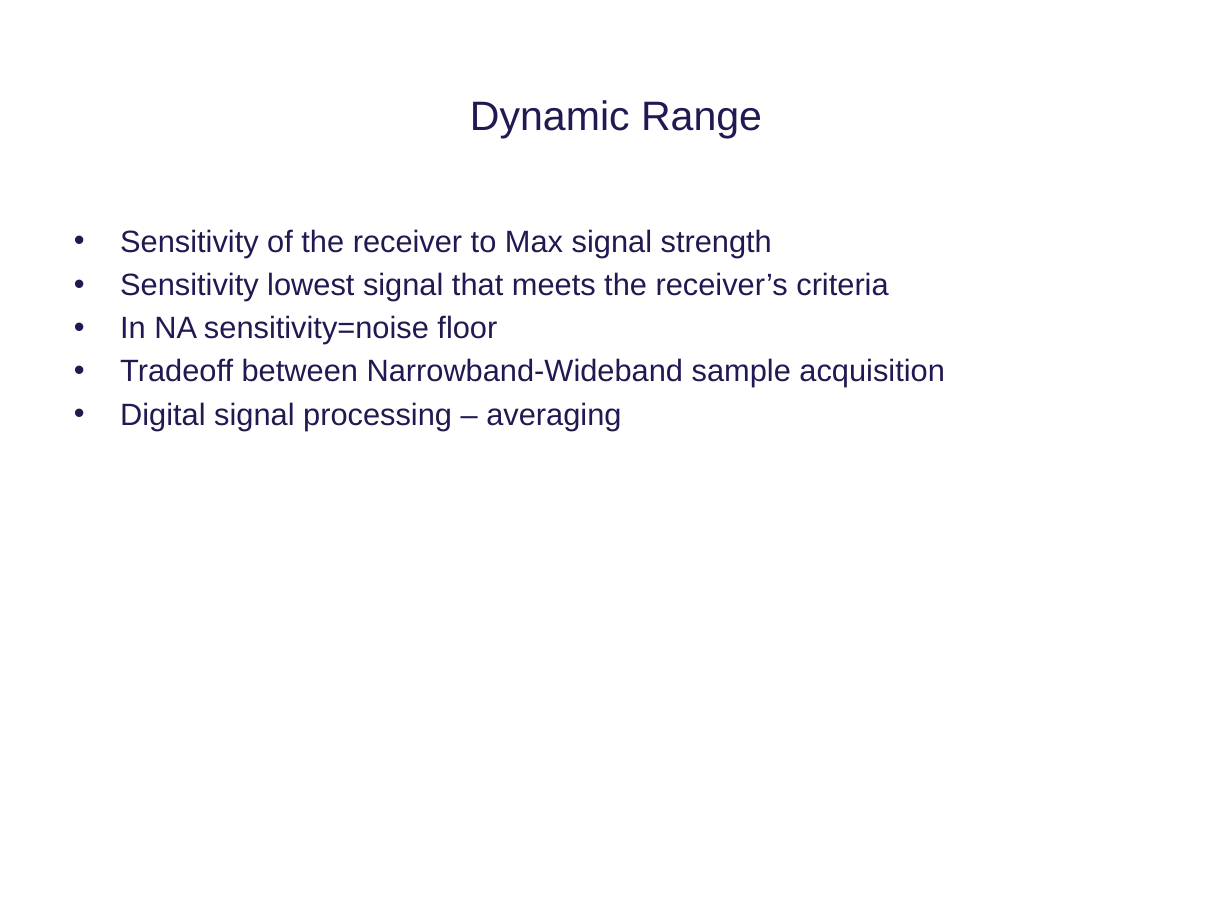
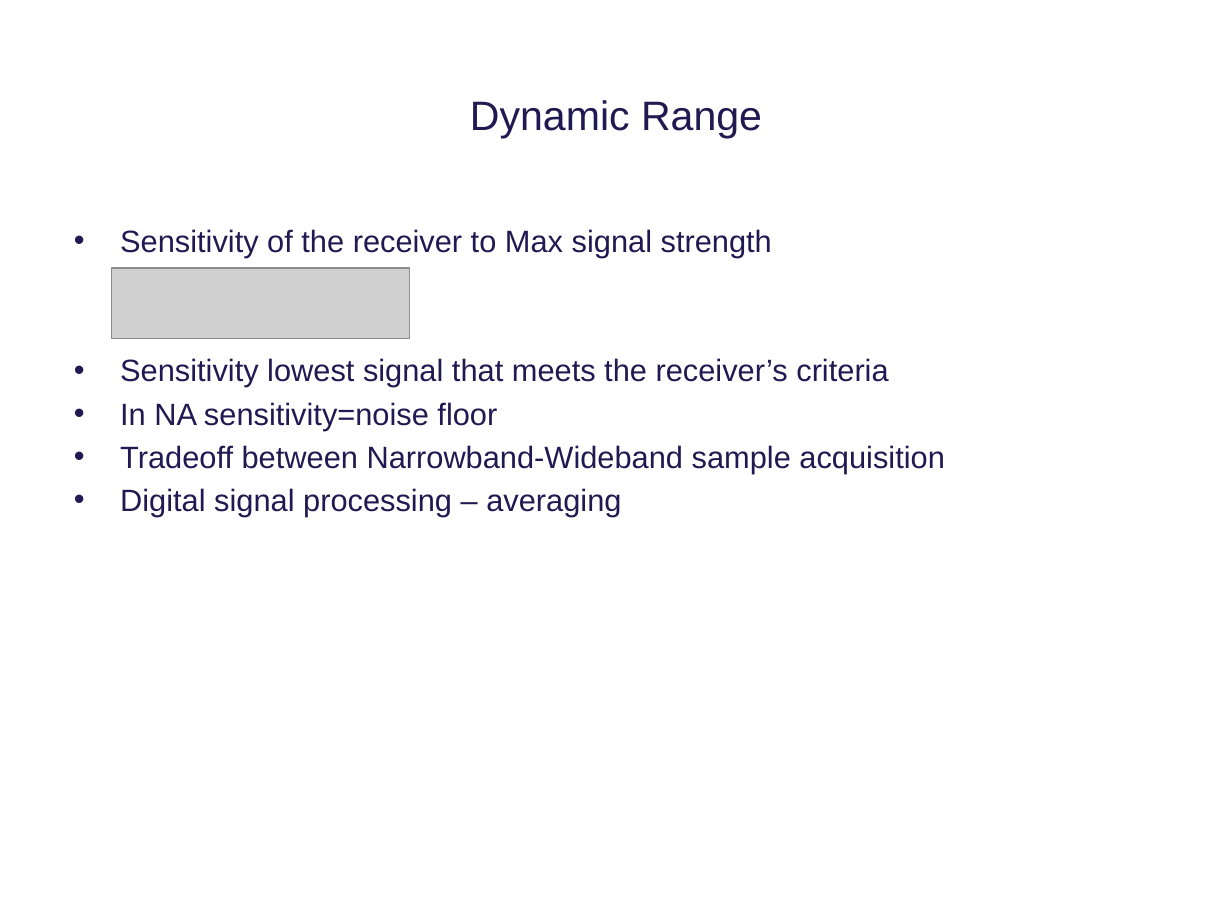
Before and after one commit to tkjj13/P8, a slide deck: slide 13 of ppt/premature ppt.pptx. Drawn at 1232x924 pixels with LibreOffice and Linux fonts; fonts in the diff are those of the drawing; grey boxes stand for pictures; background and template pictures are left out. Boxes give left, top, right and bottom in pixels: in the first picture for what was removed or moved away, otherwise in the second. Text is boxed around its words. In the diff, an @@ line names an element or a change of style, - is before the commit and + after.

```diff
--- a/ppt/premature ppt.pptx
+++ b/ppt/premature ppt.pptx
@@ text "Sensitivity of the receiver to ..." rewrapped from [120, 229, 944, 430] to [120, 229, 944, 516] @@
@@ picture added at [112, 269, 410, 339] @@
```
Also in this commit, not shown: 3 other slides changed.
